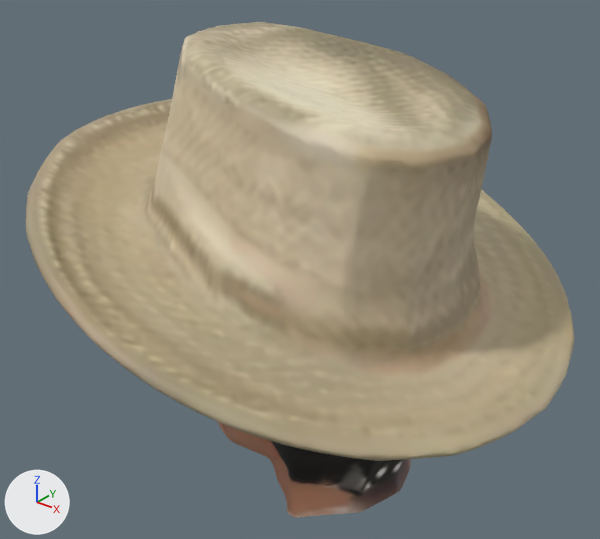
The OBJ model proyectoFinal/assets/modelos/head.obj, before and after one commit.
One viewpoint serves both versions: a camera (50 mm lens) standing at (-0.7233, 0.8441, 1.5121) and looking at (-0.758, 0.8874, 1.4853). The lights are fixed; the arrows at lower left show +X, +Y and +Z. The older version comes first. Where no turn or scale is listed for an object, it has been applied to the vertices.

Names of what the first picture shows: 'Head_and_Hat'.
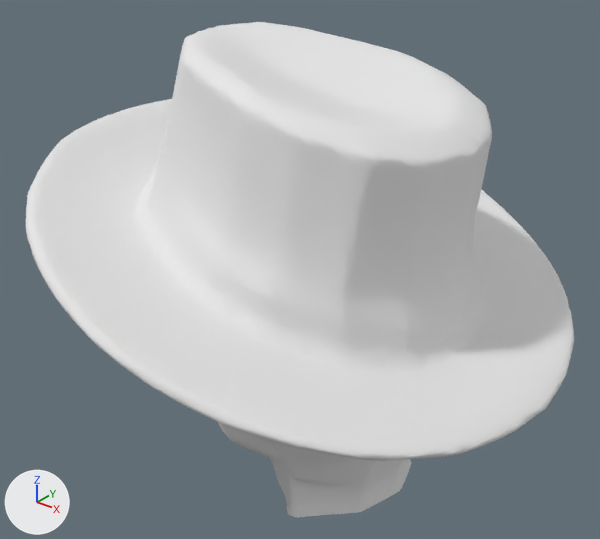
Location of each change, (x1, y1, x2, y2) in pixels of the pictures (600 x 539 px):
'Head_and_Hat', recoloured (lighter)
    both: (25, 22, 574, 517)

The change in detail:
Material 'Jackson_PBR.001' (mat_jackson_pbr_001) is new.
Its base color is (0.8, 0.8, 0.8) (white #e7e7e7).
Its roughness is 1.0.
me_head_and_hat has 4943 vertices, 9882 faces and spans x -0.7758..-0.7383, y 0.8682..0.9071, z 1.4669..1.5019.
me_head_and_hat no longer uses material mat_jackson_pbr.
me_head_and_hat gains material mat_jackson_pbr_001 (white #e7e7e7).
